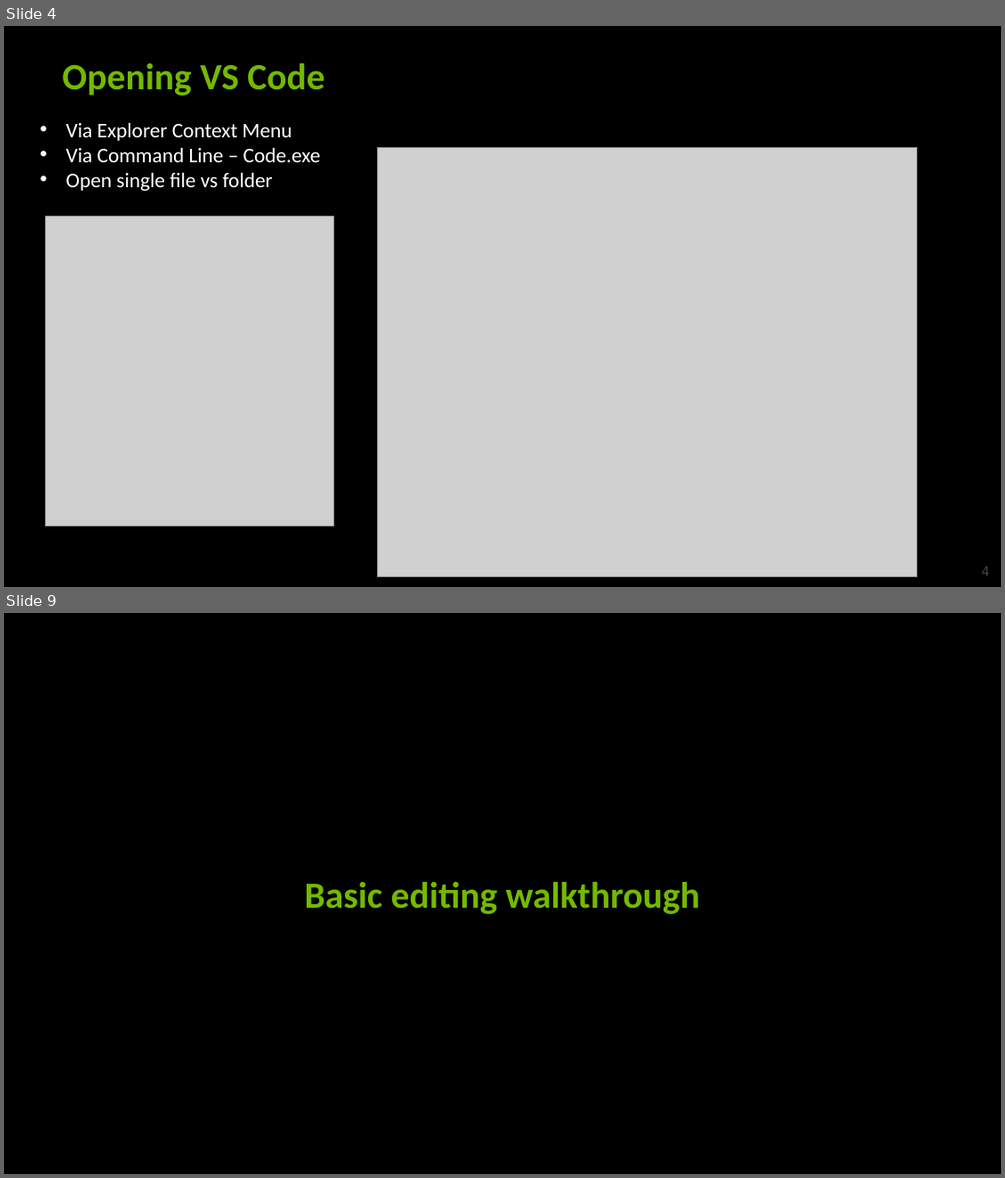
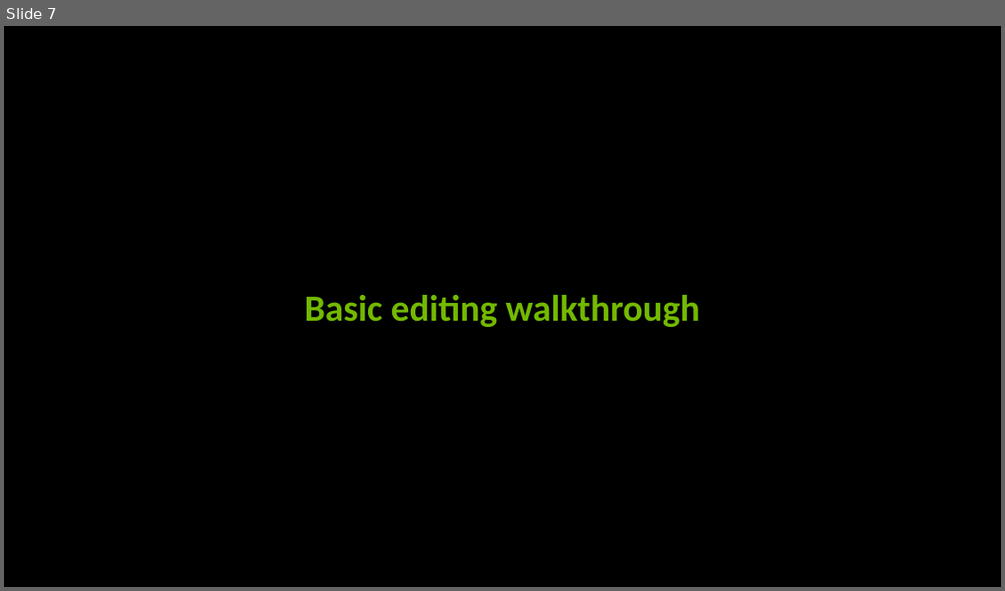
Before and after one commit to vineelkovvuri/edgroom-gvpcoe-sessions-2024, a slide deck: VSCode/VSCode - Take2.pptx. Shown one above the other, each under a label of ours: slides 4 and 9 before the commit, slide 7 after it; the slides between them are not shown. The pictures are 1005x1178 and 1005x591 pixels, drawn with LibreOffice and Linux fonts; fonts in the diff are those of the drawing; grey boxes stand for pictures; background and template pictures are left out. Boxes give left, top, right and bottom in pixels: in the first picture for what was removed or moved away, otherwise in the second. Text is boxed around its words. In the diff, an @@ line names an element or a change of style, - is before the commit and + after.

```diff
--- a/VSCode/VSCode - Take2.pptx
+++ b/VSCode/VSCode - Take2.pptx
@@ slide 4 removed at [4, 26, 1001, 587], background picture (left out) @@
@@ title removed at [62, 63, 324, 95] @@
-Opening VS Code
@@ text removed at [66, 122, 321, 191] @@
-• Via Explorer Context Menu
-• Via Command Line – Code.exe
-• Open single file vs folder
@@ picture removed at [378, 147, 917, 577] @@
@@ picture removed at [46, 216, 334, 525] @@
@@ page number removed at [981, 566, 989, 576] @@
-4
@@ what was slide 9 is now slide 7 @@
```
Also in this commit, not shown: 8 slides changed, 1 slide added, 1 other slide removed, 27 other files.
